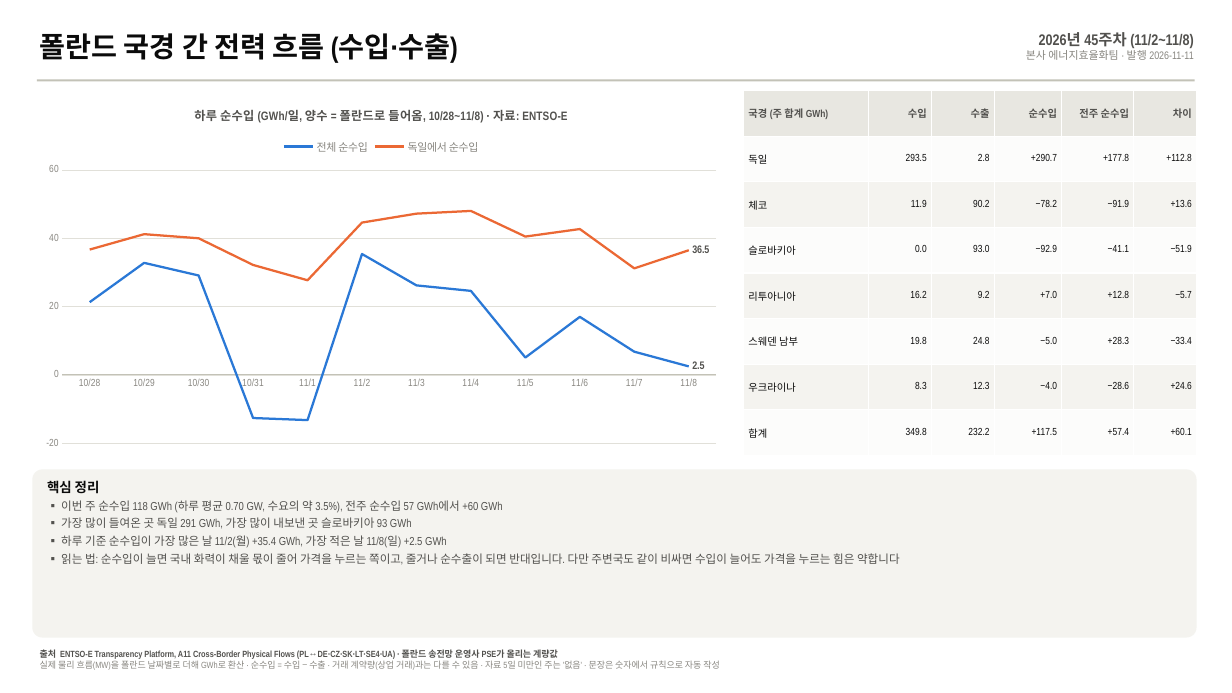
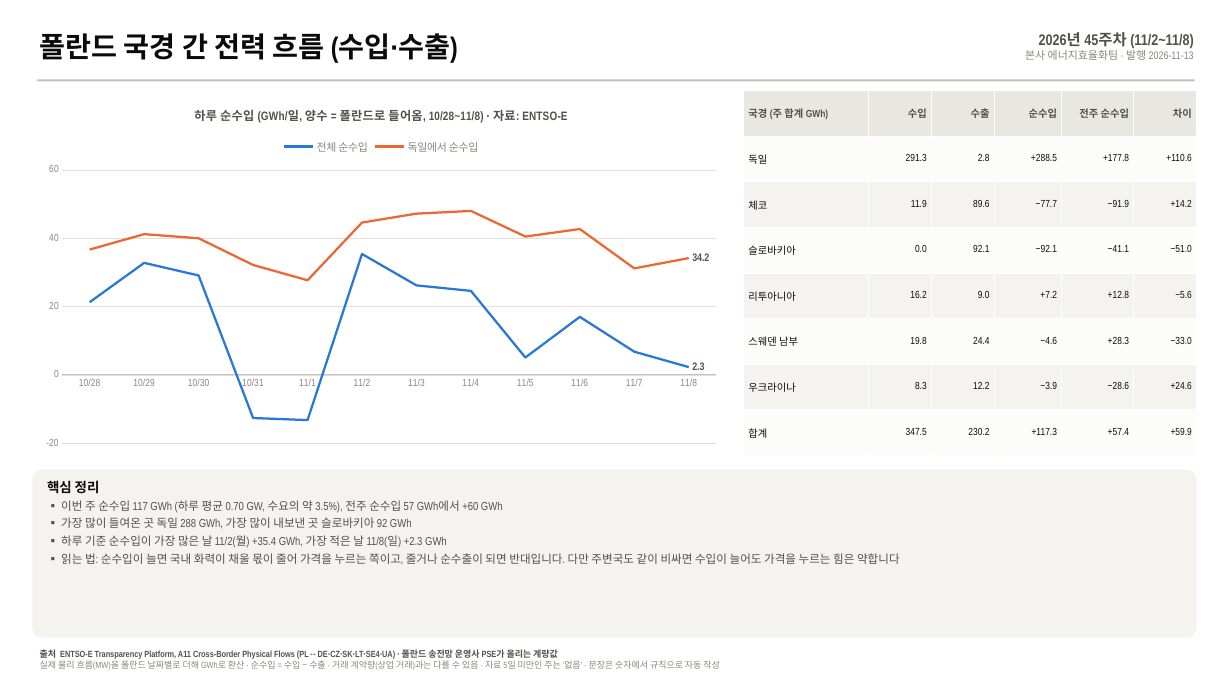
Before and after one commit to bnkim192/entsoe-harvester, a slide deck: slide 4 of weekly/2026-W45/PL_power_commodity_2026-W45.pptx. Drawn at 1232x693 pixels with LibreOffice and Linux fonts; fonts in the diff are those of the drawing. Boxes give left, top, right and bottom in pixels: in the first picture for what was removed or moved away, otherwise in the second. Text is boxed around its words. In the diff, an @@ line names an element or a change of style, - is before the commit and + after.

```diff
--- a/weekly/2026-W45/PL_power_commodity_2026-W45.pptx
+++ b/weekly/2026-W45/PL_power_commodity_2026-W45.pptx
@@ text at <box>1025,50,1194,60</box>: text changed @@
-본사 에너지효율화팀 · 발행 2026-11-11
+본사 에너지효율화팀 · 발행 2026-11-13
@@ line chart at <box>32,91,730,456</box> @@
@@ data labels of 전체 순수입 added @@
@@ 독일에서 순수입, 11/8: 36 to 34 @@
@@ data labels of 독일에서 순수입 added @@
@@ table at <box>744,91,1197,456</box> @@
-row 2: 독일 | 293.5 | 2.8 | +290.7 | +177.8 | +112.8
+row 2: 독일 | 291.3 | 2.8 | +288.5 | +177.8 | +110.6
-row 3: 체코 | 11.9 | 90.2 | −78.2 | −91.9 | +13.6
+row 3: 체코 | 11.9 | 89.6 | −77.7 | −91.9 | +14.2
-row 4: 슬로바키아 | 0.0 | 93.0 | −92.9 | −41.1 | −51.9
+row 4: 슬로바키아 | 0.0 | 92.1 | −92.1 | −41.1 | −51.0
-row 5: 리투아니아 | 16.2 | 9.2 | +7.0 | +12.8 | −5.7
+row 5: 리투아니아 | 16.2 | 9.0 | +7.2 | +12.8 | −5.6
-row 6: 스웨덴 남부 | 19.8 | 24.8 | −5.0 | +28.3 | −33.4
+row 6: 스웨덴 남부 | 19.8 | 24.4 | −4.6 | +28.3 | −33.0
-row 7, column 3: 12.3
+row 7, column 3: 12.2
-row 7, column 4: −4.0
+row 7, column 4: −3.9
-row 8: 합계 | 349.8 | 232.2 | +117.5 | +57.4 | +60.1
+row 8: 합계 | 347.5 | 230.2 | +117.3 | +57.4 | +59.9
@@ text at <box>61,500,503,548</box>: text changed @@
-▪ 이번 주 순수입 118 GWh (하루 평균 0.70 GW, 수요의 약 3.5%), 전주 순수입 57 GWh에서 +60 GWh
-▪ 가장 많이 들여온 곳 독일 291 GWh, 가장 많이 내보낸 곳 슬로바키아 93 GWh
-▪ 하루 기준 순수입이 가장 많은 날 11/2(월) +35.4 GWh, 가장 적은 날 11/8(일) +2.5 GWh
+▪ 이번 주 순수입 117 GWh (하루 평균 0.70 GW, 수요의 약 3.5%), 전주 순수입 57 GWh에서 +60 GWh
+▪ 가장 많이 들여온 곳 독일 288 GWh, 가장 많이 내보낸 곳 슬로바키아 92 GWh
+▪ 하루 기준 순수입이 가장 많은 날 11/2(월) +35.4 GWh, 가장 적은 날 11/8(일) +2.3 GWh
```
Also in this commit, not shown: 4 other slides changed, 19 other files.
